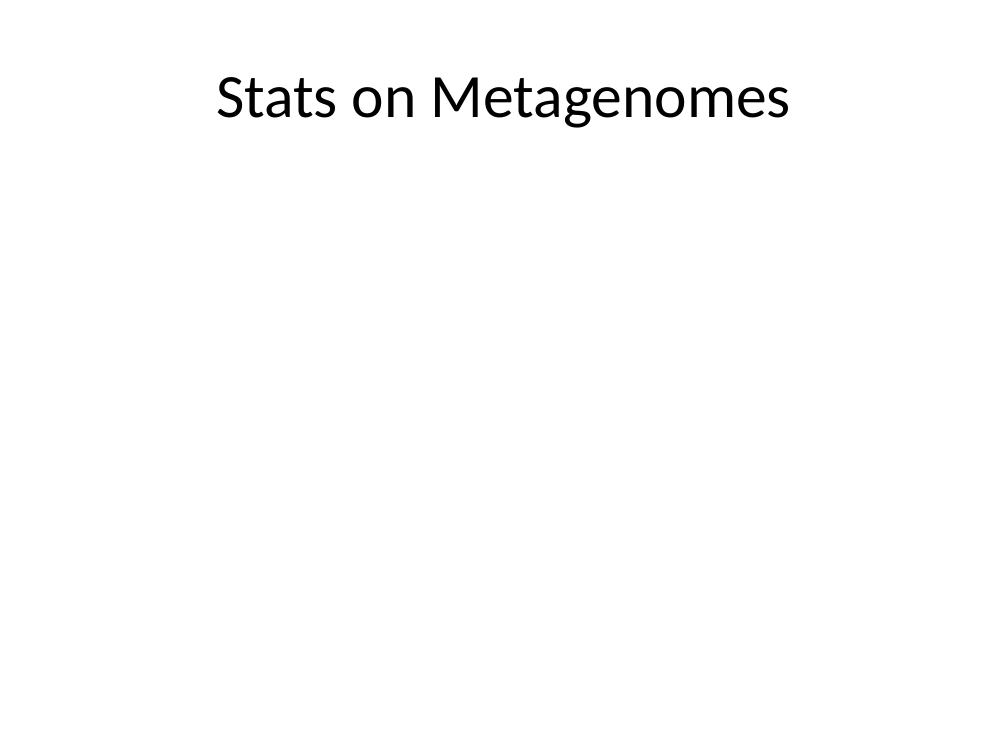
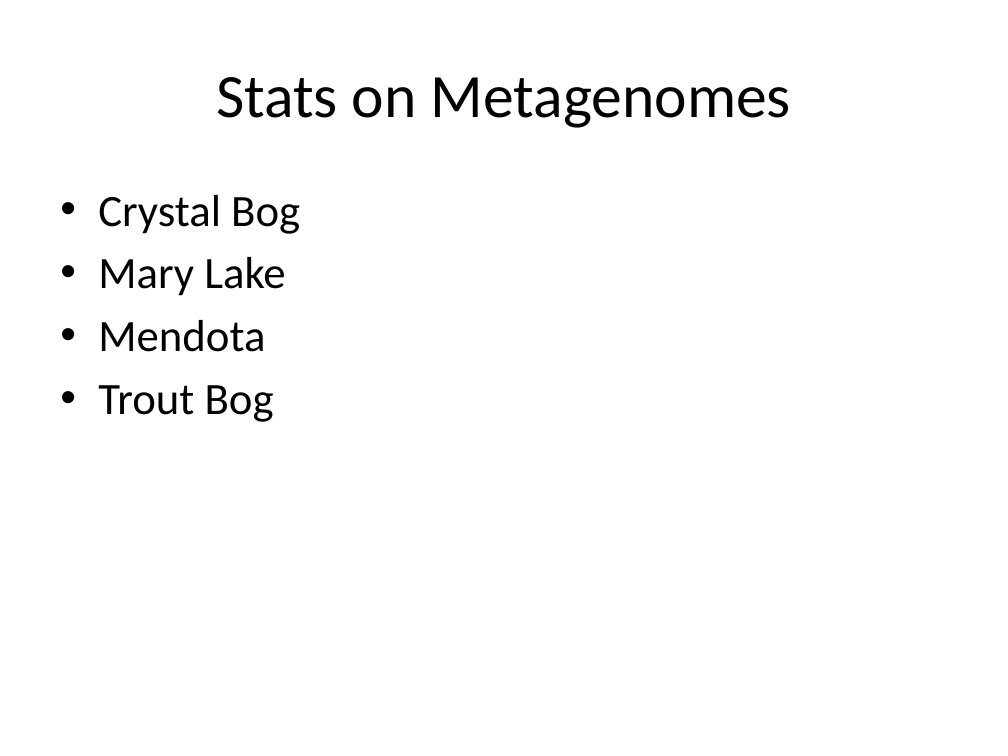
Before and after one commit to sstevens2/MDTP, a slide deck: slide 7 of 5YCM/Slides_5YCM.pptx. Drawn at 1008x756 pixels with LibreOffice and Linux fonts; fonts in the diff are those of the drawing. Boxes give left, top, right and bottom in pixels: in the first picture for what was removed or moved away, otherwise in the second. Text is boxed around its words. In the diff, an @@ line names an element or a change of style, - is before the commit and + after.

Commit message:
Small update to presentation

```diff
--- a/5YCM/Slides_5YCM.pptx
+++ b/5YCM/Slides_5YCM.pptx
@@ text added at [98,195,300,422], 32 pt, text #000000 @@
+• Crystal Bog
+• Mary Lake
+• Mendota
+• Trout Bog
```
